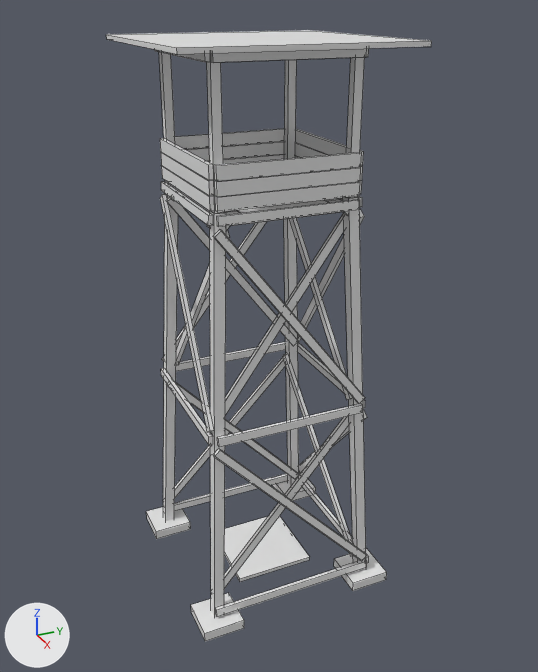
The Blender file Assets/Models/Structures/Wooden tower.blend: old version first, new version second.
Before and after are seen from a camera (50 mm lens) standing at (15.0, -6.48, 13.86) and looking at (0.15, 0.21, 6.43). Arrows for +X, +Y and +Z are at lower left; the lights stay in place. Mesh edges are drawn as thin lines.

Objects in the first picture: 'Wooden tower', 'Wooden tower platform'.
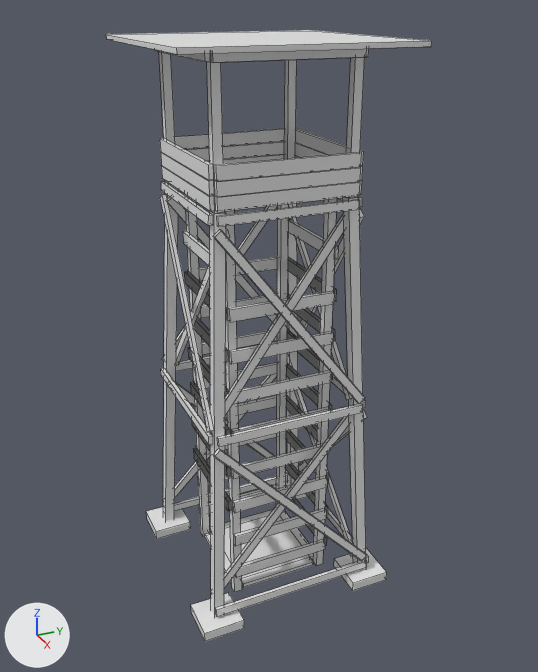
Edits to the bpy script that builds the scene:
```text
Change me_cube_002:
    remove me_cube_002.from_pydata(...)  # 8 vertices, 6 faces; spans x -1.01..1.01, y -1.01..1.01, z 0.0..0.1
    add me_cube_002.from_pydata(...)  # 24 vertices, 22 faces; spans x -1.24..1.24, y -1.25..1.25, z 0.0..0.1
    me_cube_002 part 1
    4 faces are deleted
    16 vertices are added at x -1.24..1.24, y -1.25..1.25, z 0.0..0.1
    20 new faces join them
Change me_cube:
    remove me_cube.from_pydata(...)  # 528 vertices, 404 faces; spans x -2.5..2.5, y -2.5..2.5, z 0.0..13.08
    add me_cube.from_pydata(...)  # 832 vertices, 624 faces; spans x -2.5..2.5, y -2.5..2.5, z 0.0..13.08
    me_cube part 2: a new loose piece, a box spanning x -1.29..-1.09, y -1.28..-1.08, z 0.0..9.96, in mat_untitled (its picture is missing)
    me_cube part 3: a new loose piece, a box spanning x 1.09..1.29, y 1.08..1.28, z 0.0..9.96, in mat_untitled (its picture is missing)
    me_cube part 4: a new loose piece, a box spanning x -1.26..1.26, y 1.28..1.38, z 8.54..8.83, in mat_untitled (its picture is missing)
    me_cube part 5: a new loose piece, a box spanning x -1.26..1.26, y -1.38..-1.28, z 2.54..2.83, in mat_untitled (its picture is missing)
    me_cube part 6: a new loose piece, a box spanning x -1.26..1.26, y -1.38..-1.28, z 3.54..3.83, in mat_untitled (its picture is missing)
    me_cube part 7: a new loose piece, a box spanning x -1.26..1.26, y -1.38..-1.28, z 4.54..4.83, in mat_untitled (its picture is missing)
    me_cube part 8: a new loose piece, a box spanning x -1.26..1.26, y -1.38..-1.28, z 5.54..5.83, in mat_untitled (its picture is missing)
    me_cube part 9: a new loose piece, a box spanning x -1.26..1.26, y -1.38..-1.28, z 6.54..6.83, in mat_untitled (its picture is missing)
    me_cube part 10: a new loose piece, a box spanning x -1.26..1.26, y -1.38..-1.28, z 7.54..7.83, in mat_untitled (its picture is missing)
    me_cube part 11: a new loose piece, a box spanning x -1.26..1.26, y 1.28..1.38, z 2.54..2.83, in mat_untitled (its picture is missing)
    me_cube part 12: a new loose piece, a box spanning x -1.26..1.26, y 1.28..1.38, z 3.54..3.83, in mat_untitled (its picture is missing)
    me_cube part 13: a new loose piece, a box spanning x -1.26..1.26, y 1.28..1.38, z 4.54..4.83, in mat_untitled (its picture is missing)
    me_cube part 14: a new loose piece, a box spanning x -1.26..1.26, y 1.28..1.38, z 5.54..5.83, in mat_untitled (its picture is missing)
    me_cube part 15: a new loose piece, a box spanning x -1.26..1.26, y 1.28..1.38, z 6.54..6.83, in mat_untitled (its picture is missing)
    me_cube part 16: a new loose piece, a box spanning x -1.26..1.26, y 1.28..1.38, z 7.54..7.83, in mat_untitled (its picture is missing)
    me_cube part 17: a new loose piece, a box spanning x -1.26..1.26, y 1.28..1.38, z 0.54..0.83, in mat_untitled (its picture is missing)
    me_cube part 18: a new loose piece, a box spanning x -1.26..1.26, y 1.28..1.38, z 1.54..1.83, in mat_untitled (its picture is missing)
    me_cube part 19: a new loose piece, a box spanning x 1.29..1.39, y -1.26..1.26, z 2.54..2.83, in mat_untitled (its picture is missing)
    me_cube part 20: the loose piece of 20 vertices spanning x -1.64..1.64, y -1.62..-1.02, z 9.8..9.9 is deleted
    me_cube part 21: the loose piece of 8 vertices spanning x 1.09..1.29, y -1.6..1.6, z 9.61..9.81 is deleted
    me_cube part 22: 15 vertices moved from x -1.64..1.64, y -1.4..1.2, z 9.61..9.9 to x -1.29..1.29, y -1.38..1.08, z 6.54..9.96; 31 vertices removed from x -1.64..1.64, y -1.4..1.63, z 9.61..9.9; 145 vertices added at x -1.39..1.39, y -1.38..1.28, z 0.0..9.96
```

Changed parts and their boxes (x1, y1, x2, y2) in the pictures (538 x 672 px):
'Wooden tower platform', reshaped (25% wider, 16% taller): before (224, 516, 310, 582); after (205, 510, 313, 587)
part 1 of me_cube_002, built on: before (224, 555, 310, 582); after (205, 510, 313, 587)
part 2 of me_cube, added: after (185, 194, 210, 536)
part 3 of me_cube, added: after (313, 198, 337, 566)
part 4 of me_cube, added: after (288, 218, 338, 260)
part 5 of me_cube, added: after (193, 448, 232, 511)
part 6 of me_cube, added: after (192, 421, 231, 477)
part 7 of me_cube, added: after (190, 382, 230, 435)
part 8 of me_cube, added: after (188, 347, 229, 397)
part 9 of me_cube, added: after (190, 310, 228, 363)
part 10 of me_cube, added: after (185, 271, 227, 320)
part 11 of me_cube, added: after (286, 430, 329, 484)
part 12 of me_cube, added: after (286, 395, 317, 440)
part 13 of me_cube, added: after (286, 363, 332, 411)
part 14 of me_cube, added: after (287, 329, 333, 380)
part 15 of me_cube, added: after (287, 294, 335, 341)
part 16 of me_cube, added: after (288, 257, 337, 301)
part 17 of me_cube, added: after (285, 486, 327, 546)
part 18 of me_cube, added: after (285, 464, 328, 516)
part 19 of me_cube, added: after (233, 476, 327, 513)
part 20 of me_cube, deleted: before (172, 186, 239, 214)
part 21 of me_cube, deleted: before (207, 211, 342, 228)
part 22 of me_cube, built on: before (226, 197, 343, 230); after (183, 204, 335, 592)
